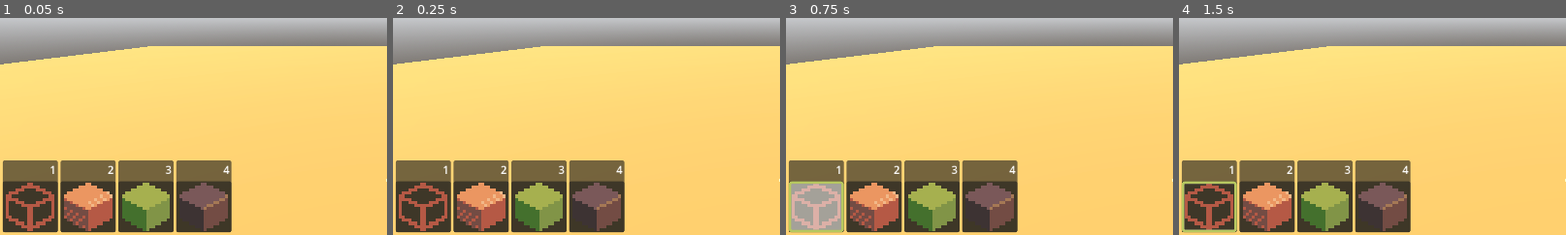
Above: before the commit, frames 1-4 (left to right).
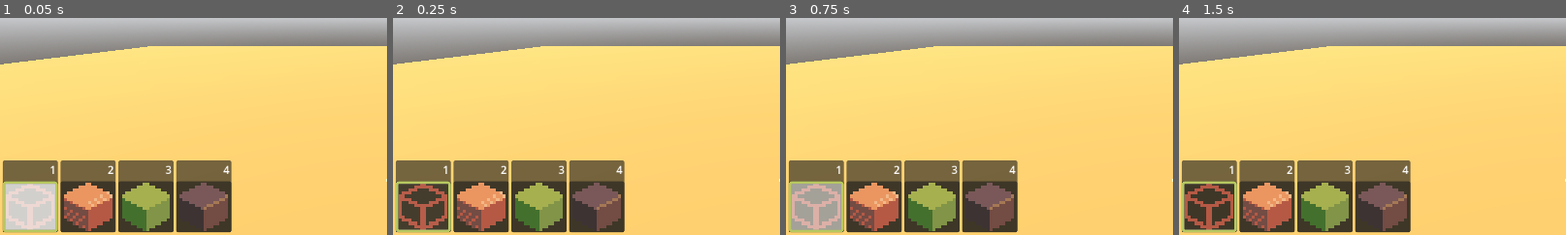
Above: after the commit, the same moments.

Repository: murumart/cgiproject
Game: Godot game, scene res://scenes/main.tscn
The game is run twice, just before and just after one commit, with the same random seed, the same clock (stepped at 60 frames per second) and the same inputs.
Inputs (mouse positions are % of the whole screen's width and height, from its top left):
- Up to frame 1 (0.05 s): no input
- Up to frame 2 (0.25 s): no input
- Up to frame 3 (0.75 s): click (4, 94) at 0.52 s
- Up to frame 4 (1.5 s): tap Enter (ui_accept) at 1.25 s; move the mouse to (72, 45) at 1.27 s; press the mouse at (72, 45) at 1.28 s; hold Right (ui_right) from 1.28 s (still down)
The pictures show only the part of the screen within x 0-50%, y 50-100%; the shares and areas given below are measured in that part.

The runs differ from the first frame. In frame 1, 3.4% of the frame differs, in the area x 0-16%, y 75-99%; in frame 2, 0.7%; in frame 3, nothing differs; in frame 4, nothing differs.
Error in both runs: Assertion failed: Couldnt' get rendering device (res://scenes/volumetric_controller.gd:42)

Commit message:
abstractified volumetric controller

Diff:
--- a/scenes/main.tscn
+++ b/scenes/main.tscn
@@ -243,10 +243,10 @@
 grid_size = 16
 metadata/_custom_type_script = "uid://o2qjsa51xmt1"
 
-[node name="TextureEditor" type="Node" parent="." node_paths=PackedStringArray("camera", "volcont", "volume", "highlight")]
+[node name="TextureEditor" type="Node" parent="." node_paths=PackedStringArray("camera", "simulator", "volume", "highlight")]
 script = ExtResource("8_tipki")
 camera = NodePath("../Camera3D")
-volcont = NodePath("../VolControl")
+simulator = NodePath("../VolControl")
 volume = NodePath("../Meshes/RaytracedVolume")
 highlight = NodePath("../HighlightBlock")
 
--- /dev/null
+++ b/scenes/simulator.gd
@@ -0,0 +1,7 @@
+@abstract class_name Simulator extends Node
+
+
+@abstract func get_grid_size() -> int
+
+@abstract func get_draw_data_async(callback: Callable) -> void
+@abstract func update_data(data: PackedByteArray) -> void
--- a/scenes/texture_editor.gd
+++ b/scenes/texture_editor.gd
@@ -7,7 +7,7 @@
 ## Fly around the world and build bricks
 
 @export var camera: Camera3D
-@export var volcont: VolumetricController
+@export var simulator: Simulator
 @export var volume: MeshInstance3D
 @export var highlight: MeshInstance3D
 
@@ -24,14 +24,14 @@
 
 func _ready() -> void:
 	assert(is_instance_valid(camera), "Need ojbect set")
-	assert(is_instance_valid(volcont), "Need ojbect set")
+	assert(is_instance_valid(simulator), "Need simulator set")
 	_debug_parent = Node3D.new()
 	add_child(_debug_parent)
 	var t := create_tween().set_loops()
 	t.tween_interval(1)
 	t.tween_callback(_draw_data_b)
 	_data_queueing = true
-	_rd.texture_get_data_async(volcont.texture_rid, 0, _queue_cb)
+	simulator.get_draw_data_async(_queue_cb)
 	get_tree().get_nodes_in_group("hotbar_buttons").map(func(n: HB) -> void:
 		n.selected.connect(func() -> void: _selected_block = n.icon)
 	)
@@ -47,14 +47,14 @@
 	if _data_queueing:
 		return
 
-	var gs := volcont.grid_size
+	var gs := simulator.get_grid_size()
 	var mpos := get_viewport().get_mouse_position()
 	var in_vol_pos := (
 		camera.project_ray_origin(mpos)
 		- volume.position
 		+ Vector3.ONE * 100 * 0.5
 	)
-	in_vol_pos /= 100.0 / volcont.grid_size
+	in_vol_pos /= 100.0 / simulator.get_grid_size()
 	var raycast := BlockRaycast.cast_ray_fast_vh(
 		in_vol_pos,
 		camera.project_ray_normal(mpos),
@@ -83,10 +83,9 @@
 		else:
 			_particle(AddParticle, action_position)
 		_tdata[addpos.x + addpos.y * gs + addpos.z * gs * gs] = _selected_block
-		_rd.texture_update(volcont.texture_rid, 0, _tdata)
-		volcont.build_brick_map()
+		simulator.update_data(_tdata)
 		_data_queueing = true
-		_rd.texture_get_data_async(volcont.texture_rid, 0, _queue_cb)
+		simulator.get_draw_data_async(_queue_cb)
 
 	highlight.show()
 	highlight.scale = Vector3.ONE * 100 / gs
@@ -100,7 +99,7 @@
 	if _tdata.is_empty():
 		print("empty")
 		return
-	var gs := volcont.grid_size
+	var gs := simulator.get_grid_size()
 	var mats: Array[StandardMaterial3D] = [
 		null,
 		StandardMaterial3D.new(),
--- a/scenes/volumetric_controller.gd
+++ b/scenes/volumetric_controller.gd
@@ -1,4 +1,4 @@
-class_name VolumetricController extends Node
+class_name VolumetricController extends Simulator
 
 var rd: RenderingDevice
 var texture_rid: RID
@@ -217,3 +217,16 @@
 		#material.set_shader_parameter("seed", sim_seed)
 	else:
 		printerr("ERROR: No ShaderMaterial found on VolumetricController")
+
+
+func get_draw_data_async(callback: Callable) -> void:
+	rd.texture_get_data_async(texture_rid, 0, callback)
+
+
+func get_grid_size() -> int:
+	return grid_size
+
+
+func update_data(data: PackedByteArray) -> void:
+	rd.texture_update(texture_rid, 0, data)
+	build_brick_map()
Not shown, added: scenes/simulator.gd.uid
